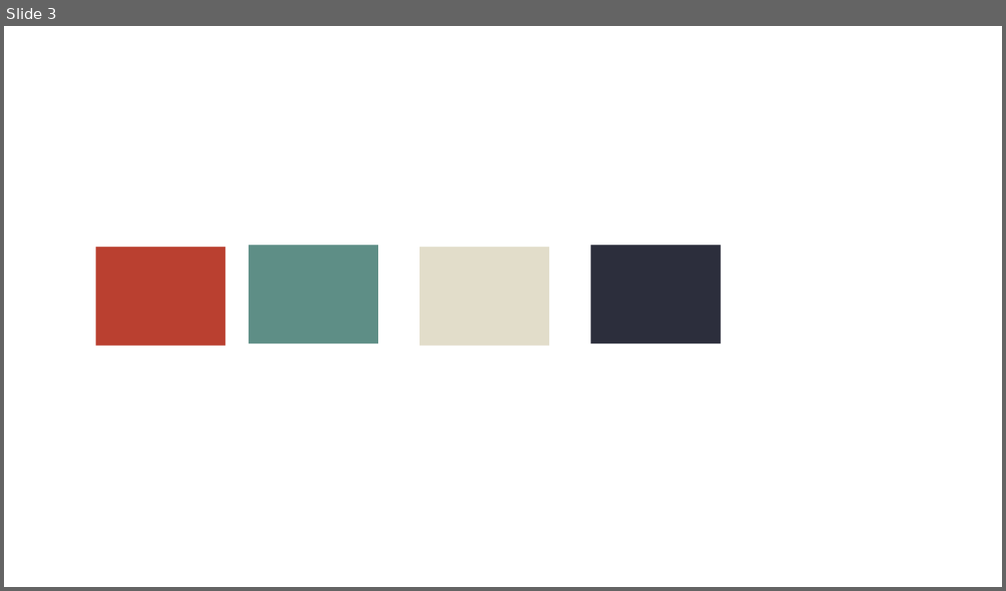
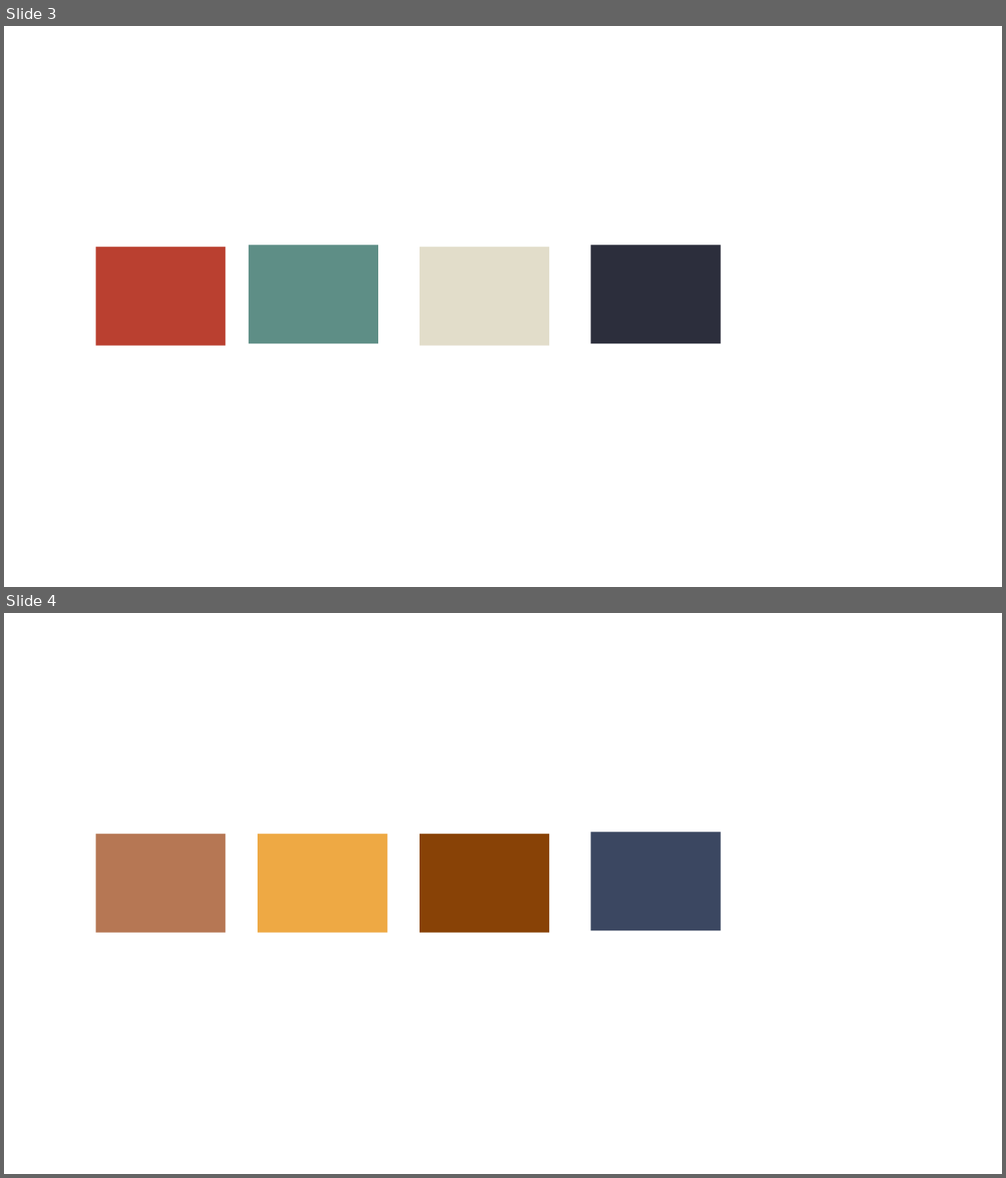
Before and after one commit to moch1gusa/paper, a slide deck: テンプレ１.pptx. Shown one above the other, each under a label of ours: slide 3 before the commit, slides 3 and 4 after it. The pictures are 1006x591 and 1006x1178 pixels, drawn with LibreOffice and Linux fonts; fonts in the diff are those of the drawing. Boxes give left, top, right and bottom in pixels: in the first picture for what was removed or moved away, otherwise in the second. Text is boxed around its words. In the diff, an @@ line names an element or a change of style, - is before the commit and + after.

```diff
--- a/テンプレ１.pptx
+++ b/テンプレ１.pptx
@@ slide 4 added at [4, 613, 1002, 1174], background #FFFFFF @@
@@ rectangle added at [96, 834, 226, 933], fill #B67754 @@
@@ rectangle added at [258, 834, 387, 933], fill #EEA944 @@
@@ rectangle added at [420, 834, 549, 933], fill #884206 @@
@@ rectangle added at [591, 833, 720, 931], fill #3B4761 @@
```
Also in this commit, not shown: 1 slide changed.
